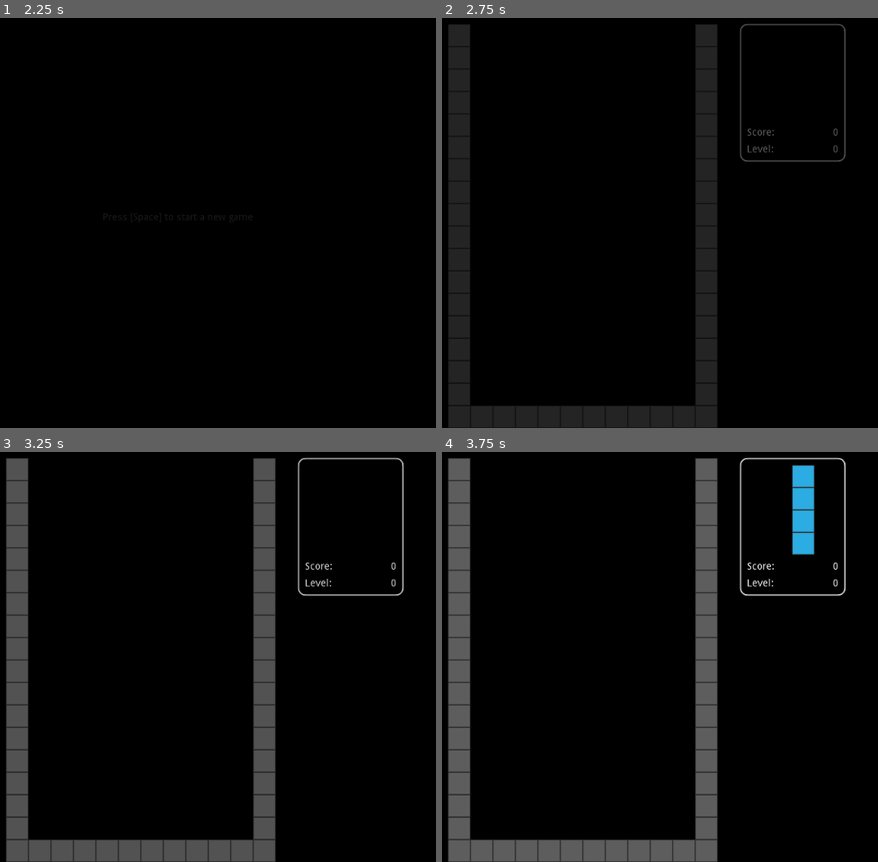
Above: before the commit, frames 1-4 (two rows, left to right).
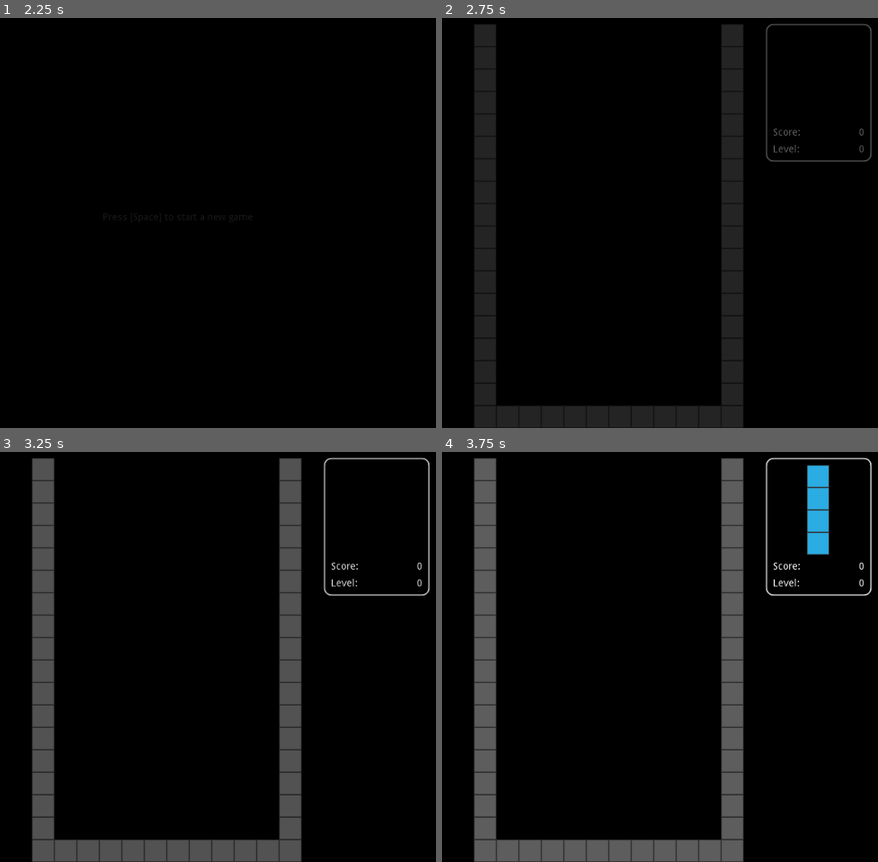
Above: after the commit, the same moments.

Repository: gotnospirit/godot-tetris
Game: Godot game, scene res://main.tscn
Same seed, same stepped clock (60 frames per second), same inputs: the game is played once before the commit and once after it.
Inputs:
- Up to frame 1 (2.25 s): tap Space (start_game) at 0.5, 0.6, 1.25, 1.35, 2, 2.1 s; hold D (move_right) 0.53-1.28 s; hold S (falldown) 1.28-2.03 s; hold D (move_right) from 2.03 s (still down)
- Up to frame 2 (2.75 s): keep holding D (move_right)
- Up to frame 3 (3.25 s): keep holding D (move_right); tap Space (start_game) at 2.85 s
- Up to frame 4 (3.75 s): release D (move_right) at 3.53 s; hold A (move_left) from 3.53 s (still down); tap Space (start_game) at 3.6 s

Frame 1 is identical in both runs. In frame 2, 19% of the frame differs, in the area x 1-99%, y 1-100%; in frame 3, 20%; in frame 4, 23%.

Commit message:
Tetromino rotation + Tetromino with different widths + Fix game over + Fix collision detection + Remove unnecessary "Status" layout

Diff:
--- a/models/game.gd
+++ b/models/game.gd
@@ -1,4 +1,6 @@
 class_name Game
+
+enum Status { INIT, PLAYING, GAME_OVER }
 
 const Width:int = 12
 const Height:int = 18
@@ -7,8 +9,6 @@
 	EMPTY = 0
 }
 
-enum Status { INIT, PLAYING, GAME_OVER }
-
 var status:int
 var cells:Array = []
 var next:Tetromino = null
@@ -20,6 +20,7 @@
 signal spawned
 signal moved
 signal cells_updated
+signal rotated
 
 
 func _init():
@@ -36,21 +37,25 @@
 	rng.randomize()
 	var type:int = rng.randi_range(0, Tetromino.Types.size() - 1)
 
-	next = Tetromino.new(type, Tetromino.Rotation.ZERO)
-
+	next = Tetromino.new(type)
 	emit_signal("next_selected", next)
 
 
-func spawn() -> void:
+func spawn() -> bool:
 	if not next:
 		push_error("Next tetromino not selected yet")
-		return
+		return false
 
 	current = next
 	select_next()
-	current.shrink()
-	current.pos = Vector2(Width / 2, -current.height)
+	current.pos = Vector2((Width - current.width) / 2, -current.height)
+
+	if detect_collision(current, Vector2.DOWN):
+		current = null
+		return false
+
 	emit_signal("spawned", current)
+	return true
 
 
 func move_left() -> void:
@@ -67,11 +72,6 @@
 
 func _move(dir:Vector2) -> bool:
 	if current:
-		# stick inside the horizontal borders
-		var new_pos:Vector2 = current.pos + dir
-		if new_pos.x < 1 or new_pos.x >= Width - 2:
-			return false
-
 		if detect_collision(current, dir):
 			return true
 
@@ -82,22 +82,36 @@
 	return false
 
 
-func is_game_over() -> bool:
+func rotate() -> void:
+	if current:
+		# no need to rotate a square
+		if current.type == Tetromino.Types.TetriminoO:
+			return
+
+		var new_rotation:int = Tetromino.Rotation.ZERO
+		match current.rotation:
+			Tetromino.Rotation.ZERO:
+				new_rotation = Tetromino.Rotation.QUARTER_1
+			Tetromino.Rotation.QUARTER_1:
+				new_rotation = Tetromino.Rotation.QUARTER_2
+			Tetromino.Rotation.QUARTER_2:
+				new_rotation = Tetromino.Rotation.QUARTER_3
+
+		var old_rotation:int = current.rotation
+		current.rotate(new_rotation)
+
+		if detect_collision(current, Vector2.ZERO):
+			# collision occured -> revert rotation
+			current.rotate(old_rotation)
+			return
+
+		emit_signal("rotated", current)
+
+
+func consolidate() -> void:
 	if not current:
-		return false
-
-	# This method is called after an "automatic falldown"
-	# and if a collision was detected,
-	# therefore, if the current tetromino has some cell outside,
-	# it means the game is over
-	return current.pos.y + current.height <= 0
-
-
-func consolidate() -> bool:
-	if not current:
-		return false
-
-	var updated:bool = false
+		return
+
 	# "move" current tetromino into the grid
 	for idx in range(current.get_length()):
 		if current.is_empty(idx):
@@ -106,6 +120,7 @@
 		var px:int = idx % current.width
 		var py:int = idx / current.width
 		var fi:int = (current.pos.y + py) * Width + (current.pos.x + px)
+
 		if fi < 0:
 			continue
 
@@ -117,11 +132,10 @@
 			break
 
 		cells[fi] = current.type + 1
-		updated = true
-
-	if updated:
-		emit_signal("cells_updated")
-	return updated
+
+	current = null
+
+	emit_signal("cells_updated")
 
 
 func get_size() -> Vector2:
@@ -141,16 +155,23 @@
 	for idx in range(t.get_length()):
 		var px:int = idx % t.width
 
-		# We only evaluate the cells who are inside the grid's view
-		if cell_x + px >= 0 and cell_x + px < Width:
-			var py:int = idx / t.width
-
-			if cell_y + py >= 0 and cell_y + py < Height:
-				# Translate into grid index
-				var fi:int = (cell_y + py) * Width + (cell_x + px)
-
-				if not t.is_empty(idx) and cells[fi] != Cells.EMPTY:
-					return true
+		# We skip empty cells
+		if t.is_empty(idx):
+			continue
+
+		if cell_x + px <= 0 or cell_x + px >= Width - 1:
+#			print("border collision")
+			return true
+
+		var py:int = idx / t.width
+		# We make sure it's in bounds, so we can get
+		# a grid index for this cell
+		if cell_y + py >= 0 and cell_y + py < Height:
+			var fi:int = (cell_y + py) * Width + (cell_x + px)
+
+			if cells[fi] != Cells.EMPTY:
+#				print("cell collision")
+				return true
 
 	return false
 
--- a/models/tetromino.gd
+++ b/models/tetromino.gd
@@ -1,33 +1,49 @@
 class_name Tetromino
 
-const Width:int = 4
-
-const Types:Array = [
-	"  X   X   X   X ",		# I-Tetrimino
-	"  X  XX  X      ",		# Z-Tetrimino
-	" X   XX   X     ",		# S-Tetrimino
-	"     XX  XX     ",		# O-Tetrimino
-	"  X  XX   X     ",		# T-Tetrimino
-	"  X   X  XX     ",		# J-Tetrimino
-	" X   X   XX     ",		# L-Tetrimino
-]
-
-const Colors:Array = [
-	Color8(43, 172, 226),	# I-Tetrimino
-	Color8(238, 39, 51),	# Z-Tetrimino
-	Color8(78, 183, 72),	# S-Tetrimino
-	Color8(253, 225, 0),	# O-Tetrimino
-	Color8(146, 43, 140),	# T-Tetrimino
-	Color8(0, 90, 157),		# J-Tetrimino
-	Color8(248, 150, 34),	# L-Tetrimino
-]
-
+enum Types {
+	TetriminoI,
+	TetriminoZ,
+	TetriminoS,
+	TetriminoO,
+	TetriminoT,
+	TetriminoJ,
+	TetriminoL,
+}
 enum Rotation {
 	ZERO, 			# 0 degrees
 	QUARTER_1,		# 90 degrees
 	QUARTER_2,		# 180 degrees
 	QUARTER_3		# 270 degrees
 }
+
+const MaxWidth:int = 4
+const Shapes:Array = [
+	"  X   X   X   X ",
+	"  X XX X ",
+	" X  XX  X",
+	"XXXX",
+	" X XX  X ",
+	" X  X XX ",
+	" X  X  XX",
+]
+const ShapeWidths:Array = [
+	4,
+	3,
+	3,
+	2,
+	3,
+	3,
+	3,
+]
+const Colors:Array = [
+	Color8(43, 172, 226),
+	Color8(238, 39, 51),
+	Color8(78, 183, 72),
+	Color8(253, 225, 0),
+	Color8(146, 43, 140),
+	Color8(0, 90, 157),
+	Color8(248, 150, 34),
+]
 
 var desc:String
 var type:int = -1
@@ -38,37 +54,14 @@
 var height:int = -1
 
 
-func _init(tp:int, r:int, p:Vector2 = Vector2(0, 0)):
+func _init(tp:int):
 	type = tp
-	rotation = r
-	pos = p
+	rotation = Rotation.ZERO
+	pos = Vector2.ZERO
 	color = Colors[tp]
-	width = Width
-	height = Width
-	desc = GetRotatedDesc(Types[tp], r)
-
-
-func shrink() -> void:
-	# locate the empty lines
-	var line_to_remove:Array = _locate_empty(Width, true)
-
-	var h:int = Width - line_to_remove.size()
-
-	# locate the empty columns
-	var column_to_remove:Array = _locate_empty(h, false)
-
-	# mark the chars we want to remove
-	for y in line_to_remove:
-		for x in range(Width):
-			desc[y * Width + x] = "R"
-
-	for x in column_to_remove:
-		for y in range(Width):
-			desc[y * Width + x] = "R"
-
-	desc = desc.split("R", false).join("")
-	width = Width - column_to_remove.size()
-	height = h
+	width = ShapeWidths[tp]
+	height = width
+	desc = GetRotatedDesc(Shapes[tp], width, rotation)
 
 
 func get_length() -> int:
@@ -79,16 +72,54 @@
 	return " " == desc[idx]
 
 
+func rotate(r:int) -> void:
+	rotation = r
+	desc = GetRotatedDesc(Shapes[type], ShapeWidths[type], r)
+	width = ShapeWidths[type]
+	height = width
+
+
 func pretty_print() -> void:
 	PrettyPrint(desc, width)
 
 
-func _locate_empty(max_y:int, line_scan:bool) -> Array:
+func get_preview() -> Tetromino:
+	var ret:Tetromino = get_script().new(type)
+	ret._shrink()
+	return ret
+
+
+func _shrink() -> void:
+	# locate the empty lines
+	var line_to_remove:Array = _locate_empty(true)
+	# locate the empty columns
+	var column_to_remove:Array = _locate_empty(false)
+	var w:int = ShapeWidths[type]
+
+	# mark the chars we want to remove
+	for y in line_to_remove:
+		for x in range(w):
+			desc[y * w + x] = "R"
+
+	for x in column_to_remove:
+		for y in range(w):
+			desc[y * w + x] = "R"
+
+	desc = desc.split("R", false).join("")
+	width = w - column_to_remove.size()
+	height = w - line_to_remove.size()
+
+
+func _locate_empty(line_scan:bool) -> Array:
 	var ret:Array = []
-	for x in range(Width):
+	var w:int = ShapeWidths[type]
+
+	for x in range(w):
 		var empty:bool = true
-		for y in range(max_y):
-			var idx = x * Width + y if line_scan else y * Width + x
+
+		for y in range(w):
+			var idx = x * w + y if line_scan else y * w + x
+
 			if not is_empty(idx):
 				empty = false
 				break
@@ -97,16 +128,8 @@
 			continue
 
 		ret.append(x)
+
 	return ret
-
-
-static func Debug() -> void:
-	for t in range(Types.size()):
-		for r in Rotation:
-			print(str(90 * Rotation[r]) + " deg")
-			var d = GetRotatedDesc(Types[t], Rotation[r])
-			PrettyPrint(d, Width)
-		print("------------")
 
 
 static func PrettyPrint(s:String, w:int) -> void:
@@ -121,27 +144,31 @@
 	print("+" + "-".repeat(w) + "+")
 
 
-static func GetRotatedDesc(s:String, r:int) -> String:
+static func GetRotatedDesc(s:String, w:int, r:int) -> String:
 	if r == Rotation.ZERO:
-		# unsure we get a copy of the original
+		# get a copy of the original
 		return s.strip_escapes()
 
 	var ret:String = " ".repeat(s.length())
+
 	for idx in range(s.length()):
-		var ri:int = GetIndex(idx % Width, int(idx / Width), r)
+		var ri:int = GetIndex(idx % w, int(idx / w), w, r)
 		ret[ri] = s[idx]
+
 	return ret
 
 
-static func GetIndex(x:int, y:int, r:int) -> int:
+static func GetIndex(x:int, y:int, w:int, r:int) -> int:
 	var ret:int = 0
+
 	match r:
 		Rotation.ZERO:
-			ret = y * Width + x
+			ret = y * w + x
 		Rotation.QUARTER_1:
-			ret = Width * (Width - 1) + y - (x * Width)
+			ret = w * (w - 1) + y - (x * w)
 		Rotation.QUARTER_2:
-			ret = (Width * Width) - 1 - (y * Width) - x
+			ret = (w * w) - 1 - (y * w) - x
 		Rotation.QUARTER_3:
-			ret = (Width - 1) - y + (x * Width)
+			ret = (w - 1) - y + (x * w)
+
 	return ret
--- a/project.godot
+++ b/project.godot
@@ -98,6 +98,12 @@
 , Object(InputEventJoypadButton,"resource_local_to_scene":false,"resource_name":"","device":0,"button_index":11,"pressure":0.0,"pressed":false,"script":null)
  ]
 }
+rotate={
+"deadzone": 0.5,
+"events": [ Object(InputEventKey,"resource_local_to_scene":false,"resource_name":"","device":0,"alt":false,"shift":false,"control":false,"meta":false,"command":false,"pressed":false,"scancode":0,"physical_scancode":32,"unicode":0,"echo":false,"script":null)
+, Object(InputEventJoypadButton,"resource_local_to_scene":false,"resource_name":"","device":0,"button_index":2,"pressure":0.0,"pressed":false,"script":null)
+ ]
+}
 
 [physics]
 
--- a/scenes/game_over.gd
+++ b/scenes/game_over.gd
@@ -1,6 +1,6 @@
 extends Screen
 
-const transition_delay:float = 2.0
+const TransitionDelay:float = 2.0
 
 
 func _enter_tree():
@@ -13,7 +13,7 @@
 
 func _on_fade_out_completed():
 	._on_fade_out_completed()
-	get_tree().create_timer(transition_delay).connect("timeout", self, "_on_timer_timeout")
+	get_tree().create_timer(TransitionDelay).connect("timeout", self, "_on_timer_timeout")
 
 
 func _on_fade_in_completed():
--- a/scenes/main_menu.gd
+++ b/scenes/main_menu.gd
@@ -1,6 +1,6 @@
 extends Screen
 
-const label:String = "Press [%s] to start a new game"
+const MenuText:String = "Press [%s] to start a new game"
 
 
 func _enter_tree():
@@ -31,7 +31,7 @@
 func _update_label() -> void:
 	var key_names:PoolStringArray = UtilsInput.GetKeyNames("start_game")
 	var key_str:String = "n/a" if key_names.empty() else key_names.join(" / ")
-	$CenterContainer/Label.text = label % key_str
+	$CenterContainer/Label.text = MenuText % key_str
 
 
 func _on_joy_connection_changed(device:int, connected:bool):
--- a/scenes/playing/playing.gd
+++ b/scenes/playing/playing.gd
@@ -1,49 +1,31 @@
 extends Screen
 
-const showup_duration:float = 1.0
-const status_width:int = 150
-
+const ShowupDuration:float = 1.0
+const StatusWidth:int = 150
 const TileSize:int = 32
 const BorderColor:Color = Color8(128, 128, 128, 140)
 
-var gameplay_delay:float = 1.0
+var falldown_delay:float = 1.0
 var _timer:SceneTreeTimer = null
 
 
 func _enter_tree():
-	print("Playing._enter_tree")
-#	model.pretty_print("grid")
 	$Pause.connect("exit", self, "_on_pause_exit")
 
-	# build the borders
-	var idx:int = 0
-	var w:int = model.get_size().x
-	for cell in model.cells:
-		if Game.Cells.BORDER == cell:
-			var x:int = idx % w
-			var y:int = idx / w
-			var node = UtilsTetromino.DrawCell(x, y, TileSize, BorderColor)
-			$Grid/Borders.add_child(node)
-		idx += 1
+	_create_border_cells()
 
 	_layout(get_viewport_rect().size)
+	$Status.layout(Vector2(StatusWidth, 0))
 
-	# connect events
-	model.connect("next_selected", self, "_on_next_tetromino_selected")
-	model.connect("spawned", self, "_on_tetromino_spawned")
-	model.connect("moved", self, "_on_tetromino_moved")
-	model.connect("cells_updated", self, "_on_grid_updated")
+	_bind_model()
 
 
 func _ready():
-	fade_out(showup_duration)
+	fade_out(ShowupDuration)
 
 
 func _exit_tree():
-	model.disconnect("next_selected", self, "_on_next_tetromino_selected")
-	model.disconnect("spawned", self, "_on_tetromino_spawned")
-	model.disconnect("moved", self, "_on_tetromino_moved")
-	model.disconnect("cells_updated", self, "_on_grid_updated")
+	_unbind_model()
 
 
 func _input(_event):
@@ -54,7 +36,7 @@
 
 	if Input.is_action_just_released("falldown"):
 		var collided:bool = model.falldown()
-		if collided:
+		if collided and _timer and _timer.time_left > 0.0:
 			# we force the signal to be emitted
 			# so the gameplay loop will detect
 			# the collision faster
@@ -66,6 +48,21 @@
 	if Input.is_action_just_released("move_right"):
 		model.move_right()
 
+	if Input.is_action_just_released("rotate"):
+		model.rotate()
+
+
+func _create_border_cells() -> void:
+	var idx:int = 0
+	var w:int = model.get_size().x
+	for cell in model.cells:
+		if Game.Cells.BORDER == cell:
+			var x:int = idx % w
+			var y:int = idx / w
+			var node = UtilsTetromino.DrawCell(x, y, TileSize, BorderColor)
+			$Grid/Borders.add_child(node)
+		idx += 1
+
 
 func _layout(size:Vector2) -> void:
 	var grid_node:Node2D = $Grid
@@ -73,14 +70,11 @@
 
 	var grid_size:Vector2 = model.get_size()
 
-	# status panel
-	var status_panel_size:Vector2 = status_node.layout(Vector2(status_width, 0))
-
 	# grid
 	var grid_width:int = grid_size.x * TileSize
-	var game_width:int = grid_width + TileSize + status_panel_size.x / 2
+	var game_width:int = grid_width + TileSize + status_node.get_size().x / 2
 	var viewport_width:int = size.x
-	var border_x:int = viewport_width / 2 - game_width / 2
+	var border_x:int = (viewport_width - game_width) / 2
 	grid_node.position.x = border_x
 
 	var grid_height:int = grid_size.y * TileSize
@@ -90,6 +84,24 @@
 	# status panel position
 	status_node.position.x = grid_node.position.x + grid_width + TileSize
 	status_node.position.y = grid_node.position.y
+
+
+func _bind_model() -> void:
+	if model:
+		model.connect("next_selected", self, "_on_next_tetromino_selected")
+		model.connect("spawned", self, "_on_tetromino_spawned")
+		model.connect("moved", self, "_on_tetromino_moved")
+		model.connect("cells_updated", self, "_on_grid_updated")
+		model.connect("rotated", self, "_on_tetromino_rotated")
+
+
+func _unbind_model() -> void:
+	if model:
+		model.disconnect("next_selected", self, "_on_next_tetromino_selected")
+		model.disconnect("spawned", self, "_on_tetromino_spawned")
+		model.disconnect("moved", self, "_on_tetromino_moved")
+		model.disconnect("cells_updated", self, "_on_grid_updated")
+		model.disconnect("rotated", self, "_on_tetromino_rotated")
 
 
 func _on_grid_updated() -> void:
@@ -121,6 +133,7 @@
 
 func _on_tetromino_spawned(t:Tetromino) -> void:
 	var parent:Node2D = $Grid/Current
+
 	for node in parent.get_children():
 		node.queue_free()
 		parent.remove_child(node)
@@ -131,8 +144,15 @@
 
 func _on_tetromino_moved(t:Tetromino, old_y:int) -> void:
 	var parent:Node2D = $Grid/Current
-	UtilsTetromino.MoveUpdate(t, parent, old_y)
+
+	if old_y < 0 and t.pos.y != old_y:
+		UtilsTetromino.UpdateMove(t, parent)
+
 	parent.position = t.pos * Vector2(TileSize, TileSize)
+
+
+func _on_tetromino_rotated(t:Tetromino) -> void:
+	UtilsTetromino.UpdateRotate(t, $Grid/Current, TileSize)
 
 
 func _on_fade_out_completed():
@@ -146,26 +166,24 @@
 
 	while true:
 		while true:
-			yield(_renew_timer(), "timeout")
+			_timer = get_tree().create_timer(falldown_delay / model.speed, false)
+			yield(_timer, "timeout")
+
 			var collided:bool = model.falldown()
 			if collided:
 				break
 
-		if model.is_game_over():
-			break
+		model.consolidate()
 
-		# TODO: make the tetromino blink before?
-		var succeed:bool = model.consolidate()
-		if not succeed:
-			break
+		# TODO: make the tetromino blink?
 
 		# TODO: search for completed lines
-		model.spawn()
+
+		var succeed:bool = model.spawn()
+		if not succeed:
+			# the game is over when the tetromino
+			# we want to spawn collides directly
+			break
 
 	# TODO: play sound or animation before?
 	model.set_status(Game.Status.GAME_OVER)
-
-
-func _renew_timer() -> SceneTreeTimer:
-	_timer = get_tree().create_timer(gameplay_delay, false)
-	return _timer
--- a/scenes/playing/status.gd
+++ b/scenes/playing/status.gd
@@ -1,7 +1,6 @@
 extends Node2D
 
 const TileSize:int = 32
-
 const FramePadding:int = 10
 const BorderWidth:int = 2
 const BorderRadius:int = 10
@@ -12,13 +11,22 @@
 		node.queue_free()
 		$Preview.remove_child(node)
 
-	UtilsTetromino.Draw(t, $Preview, TileSize)
+	var o:Tetromino = t.get_preview()
+	UtilsTetromino.Draw(o, $Preview, TileSize)
+
+	# center it
+	$Preview.position.x = (Tetromino.MaxWidth - o.width) * TileSize / 2 + FramePadding
+	$Preview.position.y = (Tetromino.MaxWidth - o.height) * TileSize / 2 + FramePadding
 
 
-func layout(min_size:Vector2) -> Vector2:
+func get_size() -> Vector2:
+	return $Frame.rect_size
+
+
+func layout(min_size:Vector2) -> void:
 	# next tetromino preview
-	var preview_width:int = Tetromino.Width * TileSize
-	var preview_height:int = Tetromino.Width * TileSize
+	var preview_width:int = Tetromino.MaxWidth * TileSize
+	var preview_height:int = Tetromino.MaxWidth * TileSize
 
 	var score_label:Vector2 = $Score/Label.rect_size
 	var score_count:Vector2 = $Score/Count.rect_size
@@ -53,15 +61,12 @@
 	style.corner_radius_bottom_right = BorderRadius
 
 	# align rows
-	$Preview.position.x = FramePadding
-	$Preview.position.y = FramePadding
-	$Score.position.y = $Preview.position.y + FramePadding + preview_height
+	$Score.position.y = FramePadding * 2 + preview_height
 	$Level.position.y = $Score.position.y + FramePadding + score_height
 
 	# align the texts
 	$Score/Label.rect_position.x = FramePadding
 	$Score/Count.rect_position.x = $Frame.rect_size.x - FramePadding - score_count.x
+
 	$Level/Label.rect_position.x = FramePadding
 	$Level/Count.rect_position.x = $Frame.rect_size.x - FramePadding - level_count.x
-
-	return $Frame.rect_size
--- a/scenes/screen.gd
+++ b/scenes/screen.gd
@@ -1,10 +1,10 @@
 extends Node2D
 class_name Screen
 
+const FadeDuration:float = 1.0
+const FadeColor:Color = Color("#000000")
+
 var model:Game = null
-
-const fade_duration:float = 1.0
-const fade_color:Color = Color("#000000")
 
 
 func _enter_tree():
@@ -13,7 +13,6 @@
 
 
 func _ready():
-#	print("Screen._ready: ", self)
 	_disable_process()
 	$Fade.set_dimension(get_viewport_rect().size)
 
@@ -27,12 +26,12 @@
 	model = g
 
 
-func fade_out(duration:float = fade_duration, color:Color = fade_color):
+func fade_out(duration:float = FadeDuration, color:Color = FadeColor):
 	_disable_process()
 	$Fade.fade_out(color, duration, funcref(self, "_on_fade_out_completed"))
 
 
-func fade_in(duration:float = fade_duration, color:Color = fade_color):
+func fade_in(duration:float = FadeDuration, color:Color = FadeColor):
 	_disable_process()
 	$Fade.fade_in(color, duration, funcref(self, "_on_fade_in_completed"))
 
@@ -48,12 +47,10 @@
 
 
 func _on_fade_out_completed():
-#	print("Screen._on_fade_out_completed: ", self)
 	_enable_process()
 
 
 func _on_fade_in_completed():
-#	print("Screen._on_fade_in_completed: ", self)
 	pass
 
 
--- a/utils/tetromino.gd
+++ b/utils/tetromino.gd
@@ -1,10 +1,27 @@
 class_name UtilsTetromino
 
 
-static func MoveUpdate(t:Tetromino, parent:Node2D, old_y:int) -> void:
-	if old_y >= 0 and t.pos.y == old_y:
-		return
+static func UpdateRotate(t:Tetromino, parent:Node2D, tile_size:int) -> void:
+	# Reset the children position and transparency
+	var node_idx:int = 0
+	for idx in range(t.get_length()):
+		if t.is_empty(idx):
+			continue
 
+		var x:int = idx % t.width
+		var y:int = idx / t.width
+
+		var node:ColorRect = parent.get_child(node_idx)
+		var pos:Vector2 = Vector2(x * tile_size, y * tile_size)
+		node.rect_position = pos
+
+		var cell_y:int = y + t.pos.y
+		node.modulate.a = 0 if cell_y < 0 else 1
+
+		node_idx += 1
+
+
+static func UpdateMove(t:Tetromino, parent:Node2D) -> void:
 	var node_idx:int = 0
 	for idx in range(t.get_length()):
 		if t.is_empty(idx):
Not shown, changed: README.md
